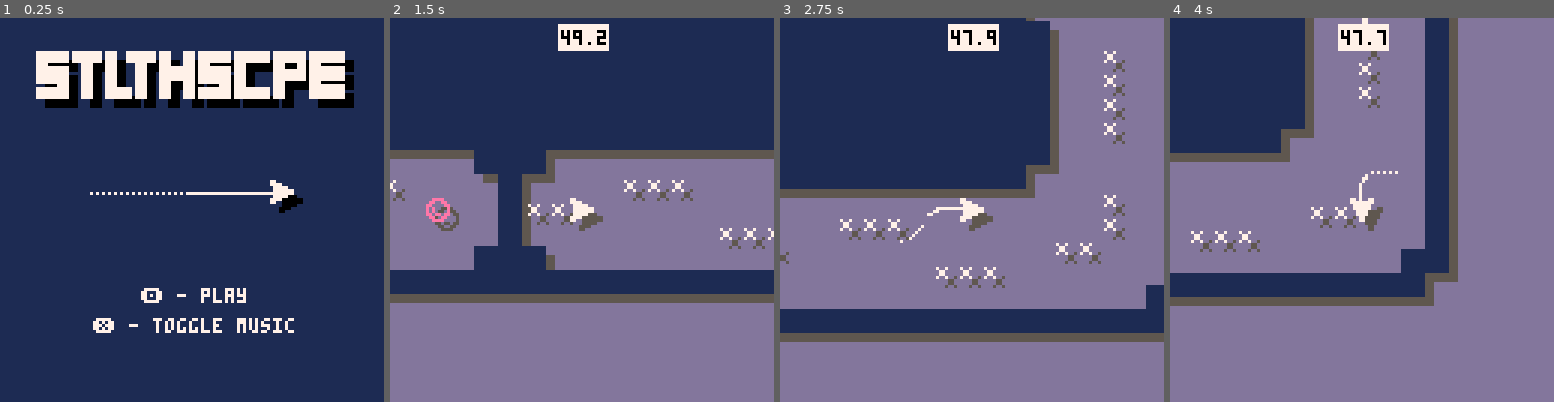
Above: before the commit, frames 1-4 (left to right).
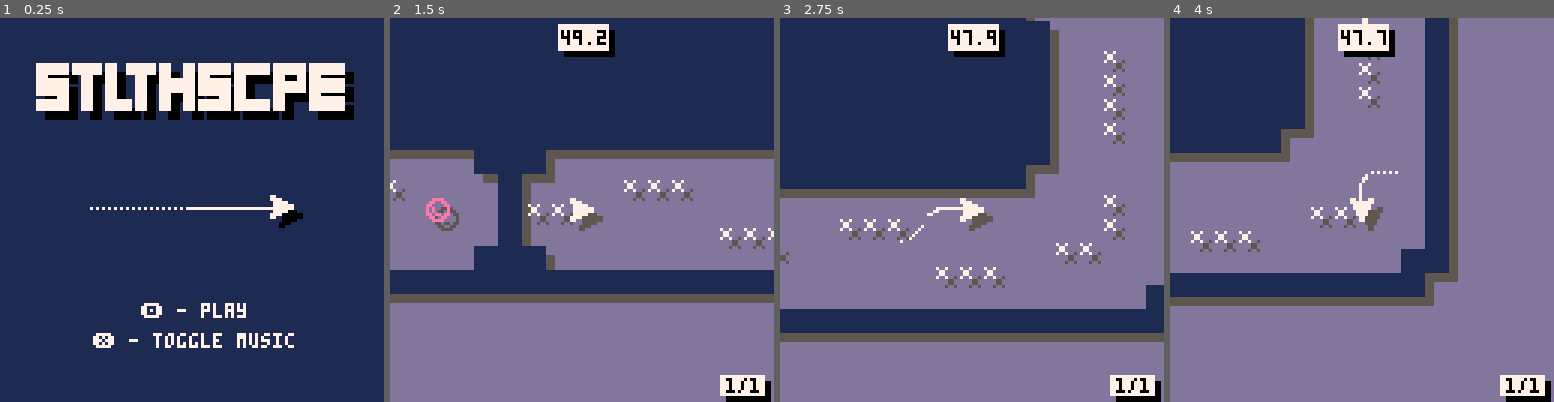
Above: after the commit, the same moments.

Repository: AndreasWebdev/StealthscapeSite
Game: PICO-8 cartridge pico8/stealthscape.p8
The game is run twice, just before and just after one commit, with the same random seed, the same clock (stepped at 60 frames per second) and the same inputs.
Inputs:
- Up to frame 1 (0.25 s): no input
- Up to frame 2 (1.5 s): tap X (X key) at 0.33, 1.07 s; tap O (Z key) at 0.7 s
- Up to frame 3 (2.75 s): hold Right 1.6-2.1 s; tap O (Z key) at 1.7, 2.1, 2.5 s; tap X (X key) at 1.85 s; hold Up 2.15-2.42 s; hold Right from 2.47 s (still down)
- Up to frame 4 (4 s): tap O (Z key) at 2.9, 3.3, 3.7 s; tap X (X key) at 2.97 s; release Right at 3.03 s; hold Left 3.08-3.58 s; hold Down 3.63-3.97 s

The runs differ from the first frame. In frame 1, 12% of the frame differs, in the area x 9-93%, y 8-86%; in frame 2, 1.2%; in frame 3, 1.2%; in frame 4, 1.2%.

Commit message:
another pico8 update

Diff:
--- a/pico8/stealthscape.p8
+++ b/pico8/stealthscape.p8
@@ -37,27 +37,27 @@
 	if igm then
 		if not win and not dead then
 
-		 ship_movement()
-		 if(pts > 0) pts -= 1/60
-
-		 obj_behaviour()
-		 obj_collisions()
+			ship_movement()
+			if(pts > 0) pts -= 1/60
+
+			obj_behaviour()
+			obj_collisions()
 
 		else
-		 --retry
-		 if btn(❎) or btn(🅾️) then
-		 	if btn(🅾️) then
-		 		if(not dead) stagenum+=1
-		 	end
-		 	if btn(❎) and dead then
-	 			music(-1)
-	 	 	if(mus) music(0,10000)
-	 	 	igm=false
-		 	end
-		 	if(stagenum > #stages) stagenum = #stages
-		 	clear_map()
-		 	load_stage(stagenum)
-		 end
+			--retry
+			if btn(❎) or btn(🅾️) then
+				if btn(🅾️) then
+					if(not dead) stagenum+=1
+				end
+				if btn(❎) and dead then
+					music(-1)
+					if(mus) music(0,10000)
+					igm=false
+				end
+				if(stagenum > #stages) stagenum = #stages
+				clear_map()
+				load_stage(stagenum)
+			end
 		end
 
 		--coin and portal rotation
@@ -669,36 +669,36 @@
 -->8
 --draw code
 function _draw()
+ cls()
+ rectfill(0,0,10240,5120,13)
 	if not igm then draw_menu()
 	else draw_game() end
 end
 
 --main menu
 function draw_menu()
-	cls()
 	camera(0,0)
 	rectfill(0,0,128,128,1)
 	pal(7,0)
-	spr(64,15,17+sin(t/128)*3,13,2)
-	spr(1,93,57)
+	spr(64,15,21+sin(t/128)*3,13,2)
+	spr(1,93,62)
 	pal(7,7)
-	spr(64,12,14+sin(t/128)*3,13,2)
-	spr(1,90,54)
-	line(94,58,63,58,7)
+	spr(64,12,18+sin(t/128)*3,13,2)
+	spr(1,90,59)
+	line(94,63,63,63,7)
 	fillp(▥)
-	line(63,58,30,58,7)
+	line(63,63,30,63,7)
 	fillp(█)
 	local st = "🅾️ - play"
-	print(st,63-#st*2,90)
+	print(st,63-#st*2,95)
 	st = "❎ - toggle music"
-	print(st,63-#st*2,100)
+	print(st,63-#st*2,105)
 end
 
 --in-game
 function draw_game()
  camx=flr(ship.x-60+rnd(shake)-shake/2)
  camy=flr(ship.y-60+rnd(shake)-shake/2)
-	cls()
 	rectfill(camx-4,camy-4,camx+132,camy+132,13)
 	map()
 	camera(camx,camy)
@@ -851,13 +851,19 @@
 
 --in-game gui
 function draw_gui(xx,yy)
+	rectfill(xx+58,yy+4,xx+74,yy+12,0)
 	rectfill(xx+56,yy+2,xx+72,yy+10,7)
+	rectfill(xx+112,yy+121,xx+126,yy+127,0)
+	rectfill(xx+110,yy+119,xx+124,yy+125,7)
 	color(0)
 	local scor = tostr(flr(pts))
 	scor = sub(scor,1,#scor-3)
 	local dec = flr((pts-flr(pts))*10)
 	scor = scor .. "." .. dec
 	print(scor,xx+65-#scor*2,yy+4)
+
+	local txt = tostr((stagenum-1)\5+1).."/"..tostr((stagenum-1)%5+1)
+	print(txt,xx+118-#txt*2,yy+120)
 
 	if win then
 		color(7)
Not shown, changed: the thumbnail (__label__) section of pico8/stealthscape.p8
Not shown, changed: the sound effects (__sfx__) section of pico8/stealthscape.p8
Not shown, changed: pico8/stealthscape.html
Not shown, changed: pico8/stealthscape.js
